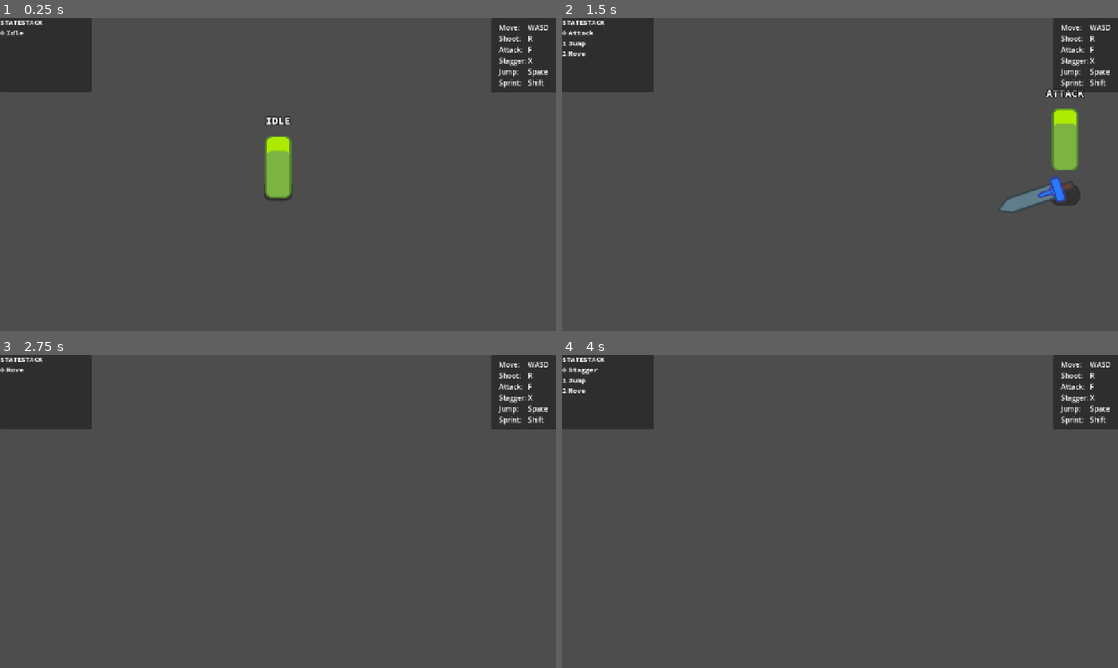
Above: before the commit, frames 1-4 (two rows, left to right).
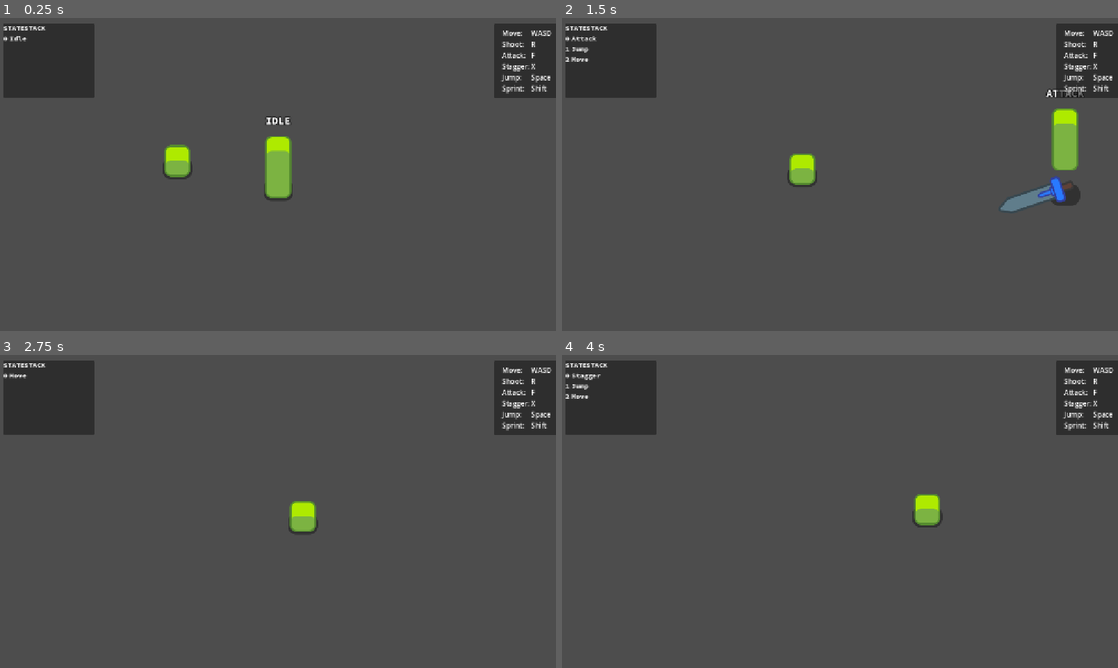
Above: after the commit, the same moments.

Repository: emkartch/the_road_to_rainbow
Game: Godot game, scene res://main.tscn
Same seed, same stepped clock (60 frames per second), same inputs: the game is played once before the commit and once after it. Before the commit the project starts from res://Demo.tscn.
Inputs:
- Up to frame 1 (0.25 s): no input
- Up to frame 2 (1.5 s): hold Right (move_right) 0.53-1.28 s; hold Shift (run) 0.53-1.28 s; tap Space (jump) at 0.77 s; hold Down (move_down) from 1.28 s (still down); tap F (attack) at 1.35 s
- Up to frame 3 (2.75 s): tap Space (jump) at 1.52 s; tap Shift (run) at 1.55, 2.3 s; release Down (move_down) at 2.03 s; hold Right (move_right) from 2.03 s (still down); hold R (fire) from 2.03 s (still down)
- Up to frame 4 (4 s): release Right (move_right) at 2.78 s; release R (fire) at 2.78 s; hold Up (move_up) 2.78-3.53 s; tap Shift (run) at 2.85, 3.8 s; tap Space (jump) at 3.02, 3.77 s; hold Left (move_left) from 3.53 s (still down); hold X (simulate_damage) from 3.53 s (still down)

The runs differ from the first frame. In frame 1, 2.9% of the frame differs, in the area x 0-100%, y 0-52%; in frame 2, 3.0%; in frame 3, 2.8%; in frame 4, 3.1%, in the area x 0-100%, y 0-56%.

Commit message:
Added mob base

Diff:
--- a/Demo.tscn
+++ b/main.tscn
@@ -1,9 +1,10 @@
-[gd_scene load_steps=9 format=3 uid="uid://dmn8nkpogiwsf"]
+[gd_scene load_steps=10 format=3 uid="uid://dmn8nkpogiwsf"]
 
-[ext_resource type="PackedScene" uid="uid://bpdyvy2681m3i" path="res://player/Player.tscn" id="1"]
-[ext_resource type="FontFile" uid="uid://b5bspum6ffekd" path="res://fonts/SourceCodePro-Bold.ttf" id="2_r1c5f"]
-[ext_resource type="PackedScene" uid="uid://cvi13chv8g4hj" path="res://debug/StatesStackDiplayer.tscn" id="3"]
-[ext_resource type="PackedScene" uid="uid://bq6rrfy53rfvo" path="res://debug/ControlsPanel.tscn" id="4"]
+[ext_resource type="PackedScene" uid="uid://bpdyvy2681m3i" path="res://player/player.tscn" id="1_1bvp3"]
+[ext_resource type="FontFile" uid="uid://b5bspum6ffekd" path="res://fonts/SourceCodePro-Bold.ttf" id="2_lquwl"]
+[ext_resource type="PackedScene" uid="uid://cvi13chv8g4hj" path="res://debug/StatesStackDiplayer.tscn" id="3_7mycd"]
+[ext_resource type="PackedScene" uid="uid://bq6rrfy53rfvo" path="res://debug/ControlsPanel.tscn" id="4_272bh"]
+[ext_resource type="PackedScene" uid="uid://cibuy1na4hurw" path="res://mobs/mob.tscn" id="5_lquwl"]
 
 [sub_resource type="Animation" id="1"]
 
@@ -31,9 +32,12 @@
 &"walk": SubResource("3")
 }
 
-[node name="Demo" type="Node"]
+[node name="Main" type="Node"]
 
-[node name="Player" parent="." instance=ExtResource("1")]
+[node name="Mob" parent="." instance=ExtResource("5_lquwl")]
+position = Vector2(380, 344)
+
+[node name="Player" parent="." instance=ExtResource("1_1bvp3")]
 position = Vector2(640, 400)
 
 [node name="StateMachine" parent="Player" index="0"]
@@ -44,9 +48,12 @@
 &"": SubResource("AnimationLibrary_qbwwp")
 }
 
+[node name="CollisionPolygon2D" parent="Player" index="4"]
+polygon = PackedVector2Array(-25, 10, -25, -19, 25, -19, 25, 9)
+
 [node name="StateNameDisplayer" parent="Player" index="5"]
 physics_interpolation_mode = 1
-theme_override_fonts/font = ExtResource("2_r1c5f")
+theme_override_fonts/font = ExtResource("2_lquwl")
 
 [node name="Explanations" type="RichTextLabel" parent="."]
 anchors_preset = 15
@@ -76,13 +83,17 @@
 anchors_preset = 15
 anchor_right = 1.0
 anchor_bottom = 1.0
+offset_left = 7.0
+offset_top = 13.0
+offset_right = 7.0
+offset_bottom = 13.0
 grow_horizontal = 2
 grow_vertical = 2
 
-[node name="StatesStackDiplayer" parent="Control" instance=ExtResource("3")]
+[node name="StatesStackDiplayer" parent="Control" instance=ExtResource("3_7mycd")]
 layout_mode = 0
 
-[node name="ControlsPanel" parent="Control" instance=ExtResource("4")]
+[node name="ControlsPanel" parent="Control" instance=ExtResource("4_272bh")]
 layout_mode = 1
 
 [editable path="Player"]
--- /dev/null
+++ b/mobs/mob.gd
@@ -0,0 +1,21 @@
+extends CharacterBody2D
+
+var speed = randf_range(100, 200)
+var health = 3
+
+@onready var player = get_node("/root/Main/Player")
+
+#func _ready():
+	#%Slime.play_walk()
+
+func _physics_process(delta: float) -> void:
+	var direction = global_position.direction_to(player.global_position)
+	velocity = direction * speed
+	move_and_slide()
+
+#func take_damage():
+	#%Slime.play_hurt()
+	#health -= 1
+#
+	#if health == 0:
+		#queue_free()
--- /dev/null
+++ b/mobs/mob.tscn
@@ -0,0 +1,47 @@
+[gd_scene load_steps=6 format=3 uid="uid://cibuy1na4hurw"]
+
+[ext_resource type="Texture2D" uid="uid://cyekm8csx33ng" path="res://mobs/mob_shadow.png" id="1_fgbma"]
+[ext_resource type="Script" uid="uid://cfdqudp47o2qw" path="res://mobs/mob.gd" id="1_p7hwu"]
+[ext_resource type="Texture2D" uid="uid://c47301t3nb2sx" path="res://mobs/mob_body.png" id="2_p7hwu"]
+
+[sub_resource type="Animation" id="Animation_fgbma"]
+resource_name = "mob_stagger"
+tracks/0/type = "value"
+tracks/0/imported = false
+tracks/0/enabled = true
+tracks/0/path = NodePath("BodyPivot/Body:modulate")
+tracks/0/interp = 1
+tracks/0/loop_wrap = true
+tracks/0/keys = {
+"times": PackedFloat32Array(0.0333333, 0.0833333, 0.133333, 0.183333, 0.233333, 0.283333, 0.433333),
+"transitions": PackedFloat32Array(1, 1, 1, 1, 1, 1, 1),
+"update": 0,
+"values": [Color(1, 1, 1, 1), Color(1, 0, 0, 1), Color(1, 1, 1, 1), Color(1, 0, 0, 1), Color(1, 1, 1, 1), Color(1, 0, 0, 1), Color(1, 1, 1, 1)]
+}
+
+[sub_resource type="AnimationLibrary" id="AnimationLibrary_p7hwu"]
+_data = {
+&"mob_stagger": SubResource("Animation_fgbma")
+}
+
+[node name="Mob" type="CharacterBody2D"]
+script = ExtResource("1_p7hwu")
+
+[node name="Sprite2D" type="Sprite2D" parent="."]
+self_modulate = Color(1, 1, 1, 0.360784)
+position = Vector2(0, -4)
+texture = ExtResource("1_fgbma")
+
+[node name="CollisionPolygon2D" type="CollisionPolygon2D" parent="."]
+polygon = PackedVector2Array(-25, 10, -25, -19, 25, -19, 25, 9)
+
+[node name="BodyPivot" type="Marker2D" parent="."]
+
+[node name="Body" type="Sprite2D" parent="BodyPivot"]
+position = Vector2(0, -22)
+texture = ExtResource("2_p7hwu")
+
+[node name="AnimationPlayer" type="AnimationPlayer" parent="."]
+libraries = {
+&"": SubResource("AnimationLibrary_p7hwu")
+}
--- a/player/Player.tscn
+++ b/player/Player.tscn
@@ -67,7 +67,7 @@
 
 [node name="AnimationPlayer" type="AnimationPlayer" parent="."]
 libraries = {
-"": SubResource("AnimationLibrary_vi1hn")
+&"": SubResource("AnimationLibrary_vi1hn")
 }
 
 [node name="Shadow" type="Sprite2D" parent="."]
--- a/project.godot
+++ b/project.godot
@@ -15,7 +15,7 @@
 pattern in GDscript, including Hierarchical States, and a
 pushdown automaton."
 config/tags=PackedStringArray("2d", "ai", "demo", "official")
-run/main_scene="res://Demo.tscn"
+run/main_scene="res://main.tscn"
 config/features=PackedStringArray("4.4")
 config/icon="res://icon.webp"
 
Not shown, added: mobs/mob.gd.uid
Binary file added: mobs/mob_body.png
Not shown, added: mobs/mob_body.png.import
Binary file added: mobs/mob_shadow.png
Not shown, added: mobs/mob_shadow.png.import
Not shown, added: .DS_Store
Not shown, changed: README.md
